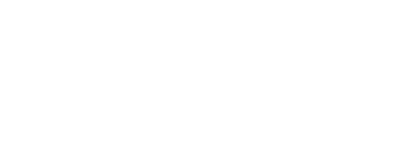
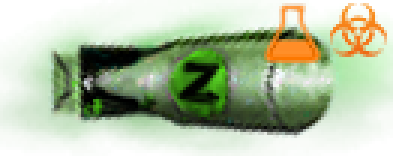
Layered file, before and after one edit (393x156). Changes by layer:
added layer "cure_icon" above "specialization_cw" over [264, 3, 321, 66]
showed "specialization_biowarfare" over [330, 3, 387, 57]
added layer "Anthrax_bomb" (1st of 2) above "Anthrax_bomb" over [45, 12, 348, 141]
added layer "mist_stripes" (1st of 2) above "mist_stripes" over [0, 0, 393, 156]
